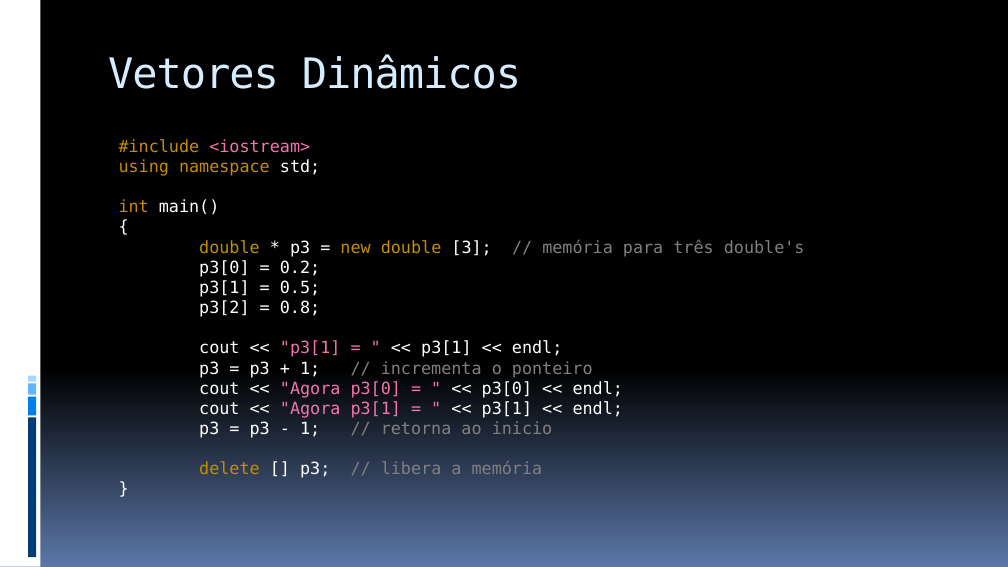
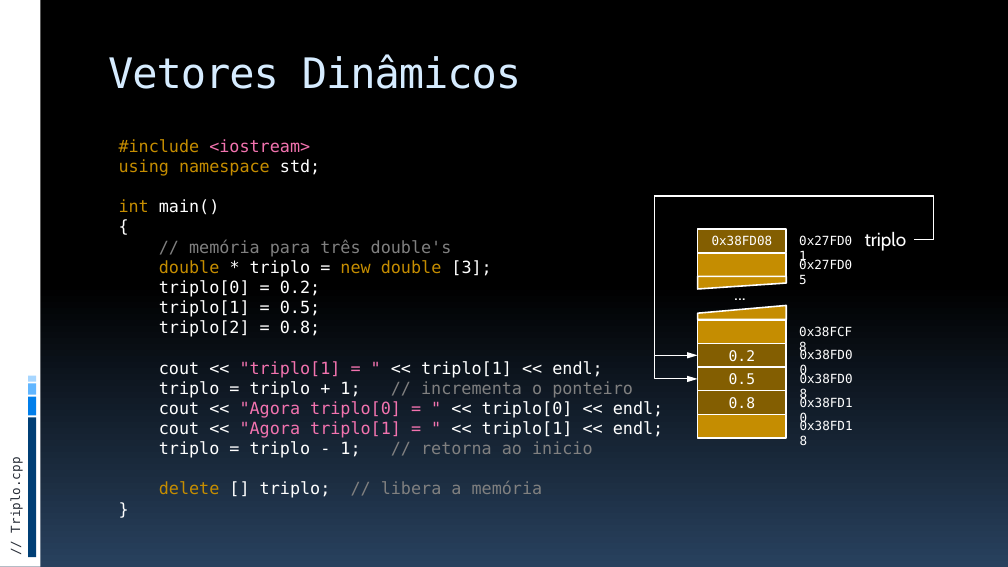
Before and after one commit to JudsonSS/ProgComp, a slide deck: slide 24 of Slides/15. Alocação Dinâmica de Memória.pptx (slide 23 before the commit). Drawn at 1008x567 pixels with LibreOffice and Linux fonts; fonts in the diff are those of the drawing. Boxes give left, top, right and bottom in pixels: in the first picture for what was removed or moved away, otherwise in the second. Text is boxed around its words. In the diff, an @@ line names an element or a change of style, - is before the commit and + after.

```diff
--- a/Slides/15. Alocação Dinâmica de Memória.pptx
+++ b/Slides/15. Alocação Dinâmica de Memória.pptx
@@ background gradient #000000 to #5B77A8 to gradient #000000 to #28415E @@
@@ elbow arrow added from (915, 239) to (698, 355), #FFFFFF 0.94 pt @@
@@ elbow arrow added from (915, 239) to (698, 379), #FFFFFF 0.94 pt @@
@@ rectangle added at box(698, 229, 786, 253), fill #835E01, outline #FFFFFF 1.5 pt, 12 pt, text #FFFFFF @@
+0x38FD08
@@ text added at box(712, 235, 773, 245), 12 pt, text #FFFFFF @@
+0x38FD08
@@ text added at box(792, 229, 864, 252), 12 pt, text #FFFFFF @@
+0x27FD01
@@ text added at box(865, 231, 907, 251), 18 pt, text #FFFFFF @@
+triplo
@@ text at box(159, 240, 663, 498): text changed @@
-double * p3 = new double [3]; // memória para três double's
-p3[0] = 0.2;
-p3[1] = 0.5;
-p3[2] = 0.8;
-cout << "p3[1] = " << p3[1] << endl;
-p3 = p3 + 1; // incrementa o ponteiro
-cout << "Agora p3[0] = " << p3[0] << endl;
-cout << "Agora p3[1] = " << p3[1] << endl;
-p3 = p3 - 1; // retorna ao inicio
-delete [] p3; // libera a memória
+// memória para três double's
+double * triplo = new double [3];
+triplo[0] = 0.2;
+triplo[1] = 0.5;
+triplo[2] = 0.8;
+cout << "triplo[1] = " << triplo[1] << endl;
+triplo = triplo + 1; // incrementa o ponteiro
+cout << "Agora triplo[0] = " << triplo[0] << endl;
+cout << "Agora triplo[1] = " << triplo[1] << endl;
+triplo = triplo - 1; // retorna ao inicio
+delete [] triplo; // libera a memória
@@ rectangle added at box(698, 253, 786, 276), fill #C58D01, outline #FFFFFF 1.5 pt @@
@@ text added at box(792, 253, 864, 275), 12 pt, text #FFFFFF @@
+0x27FD05
@@ freeform shape added at box(698, 277, 786, 290), fill #C58D01, outline #FFFFFF 1.5 pt @@
@@ text added at box(727, 278, 757, 309), 18 pt, text #FFFFFF @@
+...
@@ rectangle added at box(698, 320, 786, 343), fill #C58D01, outline #FFFFFF 1.5 pt @@
@@ freeform shape added at box(698, 306, 786, 320), fill #C58D01, outline #FFFFFF 1.5 pt @@
@@ text added at box(792, 320, 864, 343), 12 pt, text #FFFFFF @@
+0x38FCF8
@@ rectangle added at box(698, 343, 786, 367), fill #835E01, outline #FFFFFF 1.5 pt, 14 pt, text #FFFFFF @@
+0.2
@@ text added at box(792, 343, 864, 366), 12 pt, text #FFFFFF @@
+0x38FD00
@@ rectangle added at box(698, 368, 786, 391), fill #835E01, outline #FFFFFF 1.5 pt, 14 pt, text #FFFFFF @@
+0.5
@@ rectangle added at box(698, 391, 786, 414), fill #835E01, outline #FFFFFF 1.5 pt, 14 pt, text #FFFFFF @@
+0.8
@@ rectangle added at box(698, 414, 786, 438), fill #C58D01, outline #FFFFFF 1.5 pt @@
@@ text added at box(792, 391, 864, 414), 12 pt, text #FFFFFF @@
+0x38FD10
@@ text added at box(792, 414, 864, 437), 12 pt, text #FFFFFF @@
+0x38FD18
@@ text added at box(9, 465, 24, 531), 12 pt, text #272D38 @@
+// Triplo.cpp
```
Also in this commit, not shown: 35 other slides changed, 1 slide added, 6 other files.
